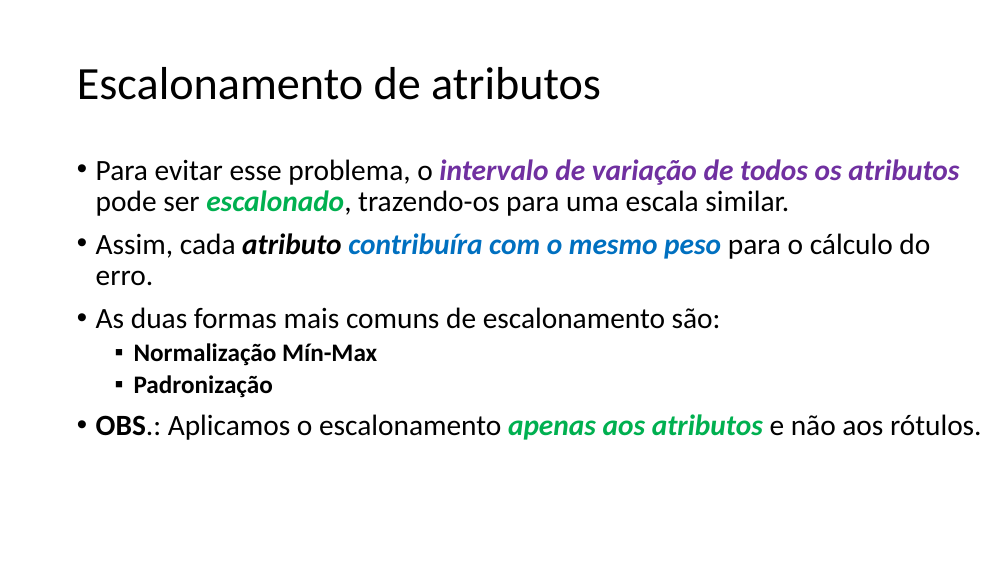
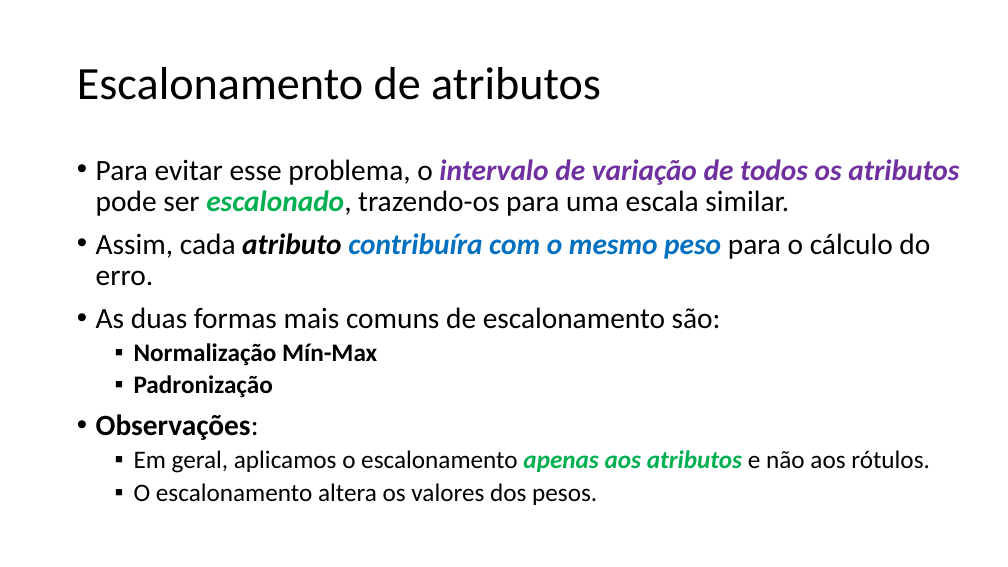
Before and after one commit to zz4fap/t319_aprendizado_de_maquina, a slide deck: slide 6 of slides/T319_Regressão_Linear (Parte IV).pptx. Drawn at 1008x567 pixels with LibreOffice and Linux fonts; fonts in the diff are those of the drawing. Boxes give left, top, right and bottom in pixels: in the first picture for what was removed or moved away, otherwise in the second. Text is boxed around its words. In the diff, an @@ line names an element or a change of style, - is before the commit and + after.

```diff
--- a/slides/T319_Regressão_Linear (Parte IV).pptx
+++ b/slides/T319_Regressão_Linear (Parte IV).pptx
@@ text at [96,414,930,505]: text changed; size 28 to 24 pt @@
-• OBS.: Aplicamos o escalonamento apenas aos atributos e não aos rótulos.
+• Observações:
+  ▪ Em geral, aplicamos o escalonamento apenas aos atributos e não aos rótulos.
+  ▪ O escalonamento altera os valores dos pesos.
```
Also in this commit, not shown: 2 other slides changed, 5 other files.
